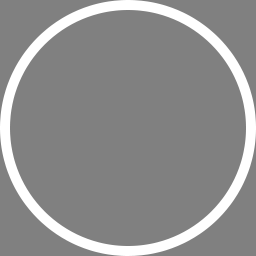
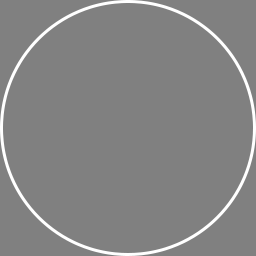
Two versions of the same layered image (w=256, h=256). Layer-by-layer changes:
painted on "Ellipse 1" over [3, 3, 253, 253]
